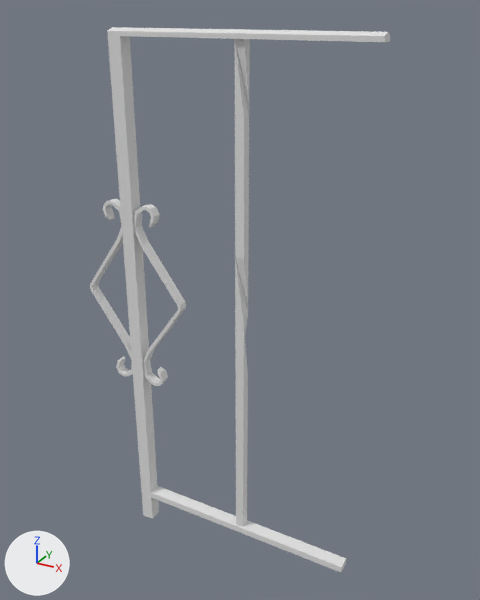
What one commit did to the Blender file models/gilman/rail_001/rail_001.blend.
The view is the same before and after, from a 50 mm camera at (0.862, -1.087, 1.206) aimed at (0.238, 0.047, 0.639). The axes (+X, +Y, +Z) are drawn at lower left. The lights are the same throughout.

Names of what the first picture shows: 'rail_001'.
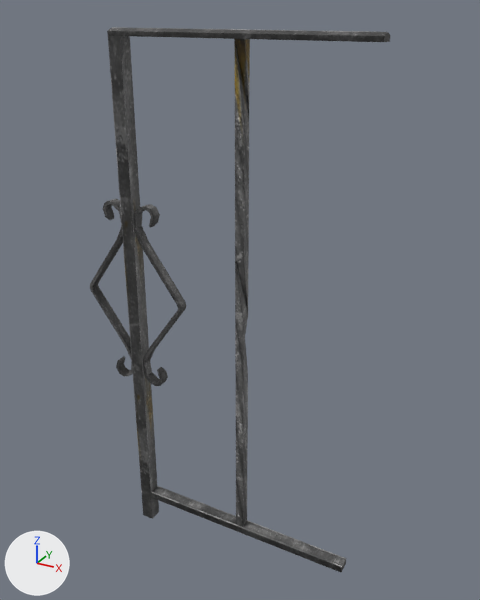
Boxes [x1, y1, x2, y2] around the edits, measured in the pictures (480 x 600 px):
'rail_001', recoloured: [90, 27, 390, 572] in both

What the commit changed:
Picture 'rail_001_tx512.png' (img_rail_001_tx512_png) is new.
Material 'Material' (mat_material) is new.
Its texture is img_rail_001_tx512_png.
me_rail_001 has 235 vertices, 230 faces and spans x -0.126..0.526, y -0.015..0.015, z 0.0..1.172.
me_rail_001 no longer uses material mat_rail_001_tex (light grey #e1e1e1).
me_rail_001 now uses material mat_material (picture img_rail_001_tx512_png).
